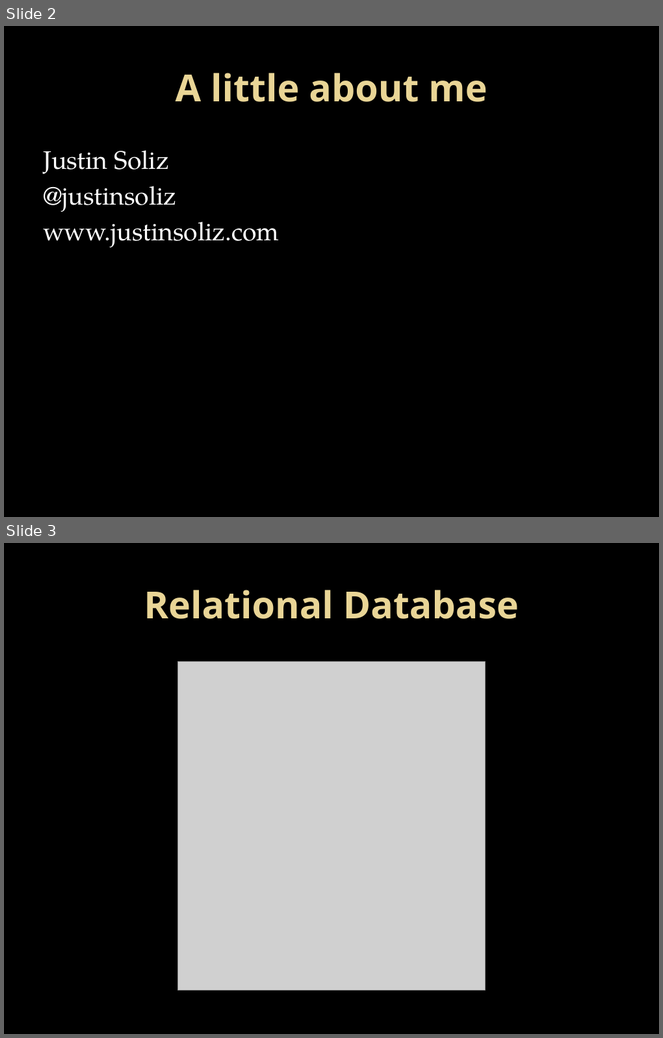
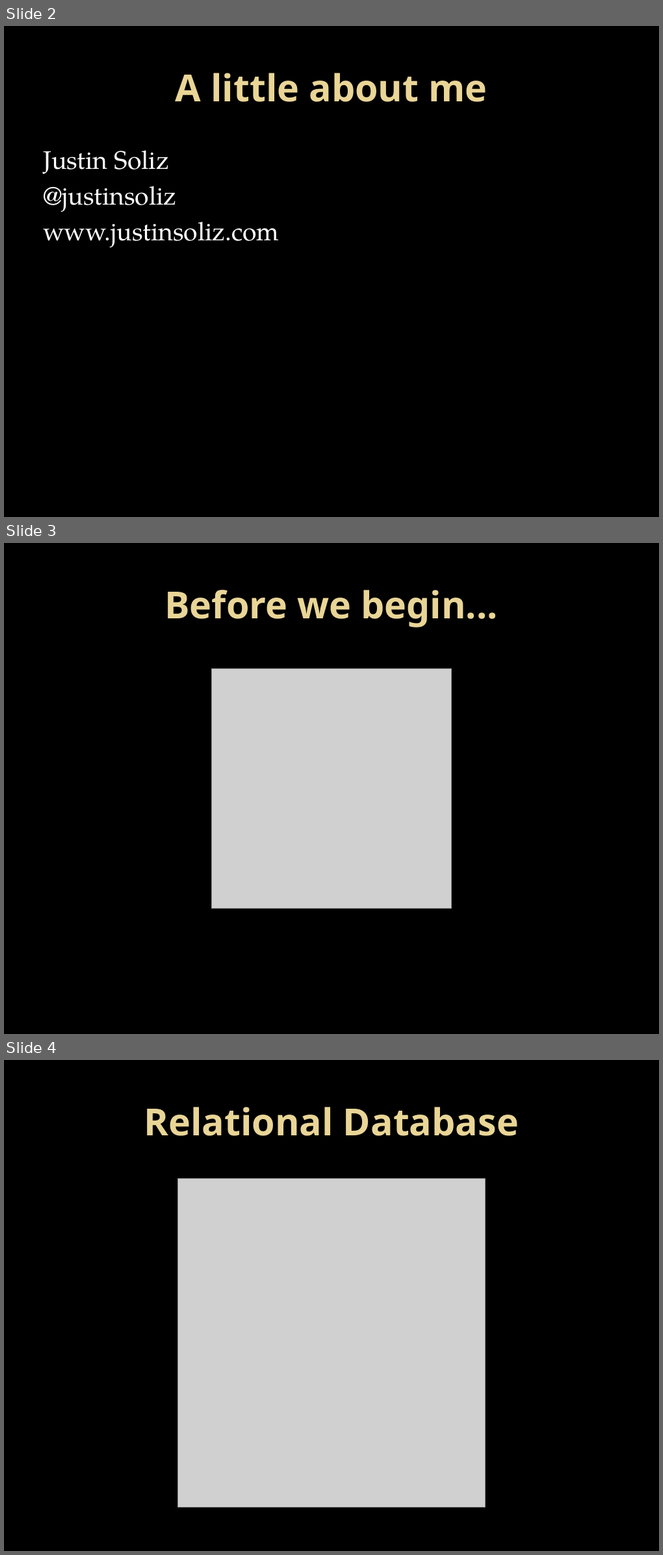
Before and after one commit to justinsoliz/ravendb_nancyfx_presentation, a slide deck: raven_nancy_slides.pptx. Shown one above the other, each under a label of ours: slides 2 and 3 before the commit, slides 2, 3 and 4 after it. The pictures are 663x1038 and 663x1555 pixels, drawn with LibreOffice and Linux fonts; fonts in the diff are those of the drawing; grey boxes stand for pictures; background and template pictures are left out. Boxes give left, top, right and bottom in pixels: in the first picture for what was removed or moved away, otherwise in the second. Text is boxed around its words. In the diff, an @@ line names an element or a change of style, - is before the commit and + after.

```diff
--- a/raven_nancy_slides.pptx
+++ b/raven_nancy_slides.pptx
@@ slide 3 added at (4, 543, 659, 1034), background picture (left out) @@
@@ title added at (165, 590, 498, 627), 41 pt, text gradient #EAD696 to #E7D081, bold @@
+Before we begin...
@@ picture added at (212, 669, 452, 909) @@
@@ what was slide 3 is now slide 4 @@
```
Also in this commit, not shown: 1 slide changed, 10 other slides added.
